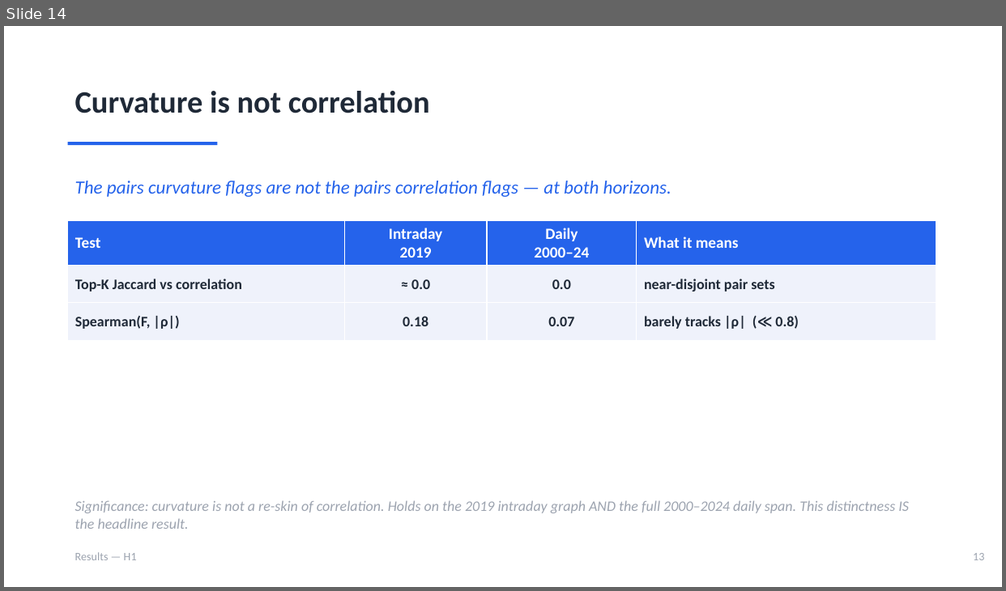
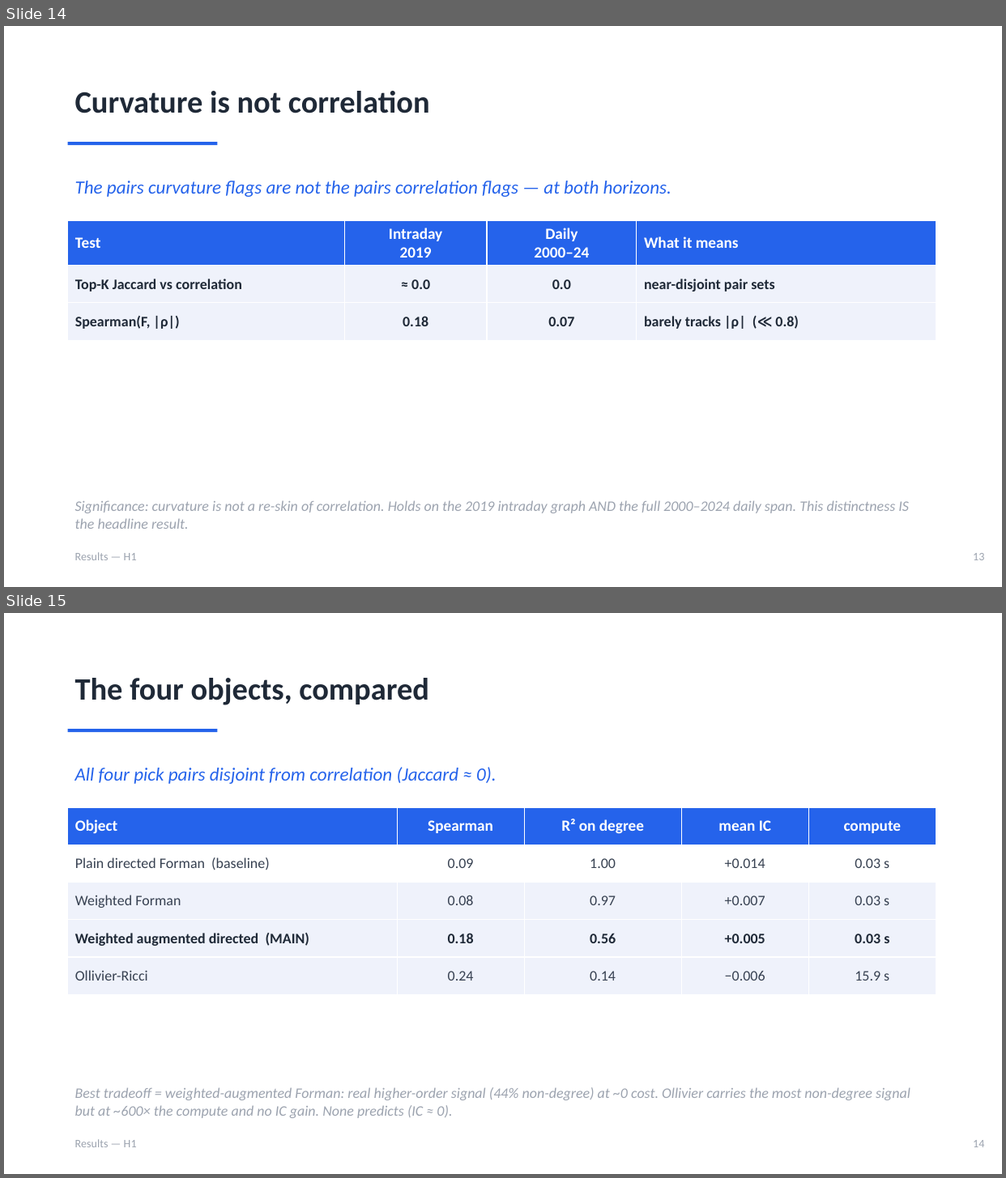
Before and after one commit to ivan-sit/Curvature-Lead-Lag-Model, a slide deck: slides/Ricci_Curvature_LeadLag.pptx. Shown one above the other, each under a label of ours: slide 14 before the commit, slides 14 and 15 after it. The pictures are 1006x591 and 1006x1178 pixels, drawn with LibreOffice and Linux fonts; fonts in the diff are those of the drawing. Boxes give left, top, right and bottom in pixels: in the first picture for what was removed or moved away, otherwise in the second. Text is boxed around its words. In the diff, an @@ line names an element or a change of style, - is before the commit and + after.

```diff
--- a/slides/Ricci_Curvature_LeadLag.pptx
+++ b/slides/Ricci_Curvature_LeadLag.pptx
@@ slide 15 added at [4,613,1002,1174], background #FFFFFF @@
@@ text added at [75,678,429,705], 30 pt, text #1F2937, bold @@
+The four objects, compared
@@ rectangle added at [68,729,217,732], fill #2563EB @@
@@ text added at [75,767,496,784], 18 pt, text #2563EB, italic @@
+All four pick pairs disjoint from correlation (Jaccard ≈ 0).
@@ table added at [68,807,936,995], 5 rows, 5 columns @@
+Object | Spearman | R² on degree | mean IC | compute
+Plain directed Forman (baseline) | 0.09 | 1.00 | +0.014 | 0.03 s
+Weighted Forman | 0.08 | 0.97 | +0.007 | 0.03 s
+Weighted augmented directed (MAIN) | 0.18 | 0.56 | +0.005 | 0.03 s
+Ollivier-Ricci | 0.24 | 0.14 | −0.006 | 15.9 s
@@ text added at [75,1088,910,1118], 14 pt, text #9CA3AF, italic @@
+Best tradeoff = weighted-augmented Forman: real higher-order signal (44% non-degree) at ~0 cost. Ollivier carries the most non-degree signal but at ~600× the compute and no IC gain. None predicts (IC ≈ 0).
@@ text added at [75,1139,137,1148], 11 pt, text #9CA3AF @@
+Results — H1
@@ text added at [973,1140,984,1148], 11 pt, text #9CA3AF @@
+14
```
Also in this commit, not shown: 9 slides changed, 2 other files.
